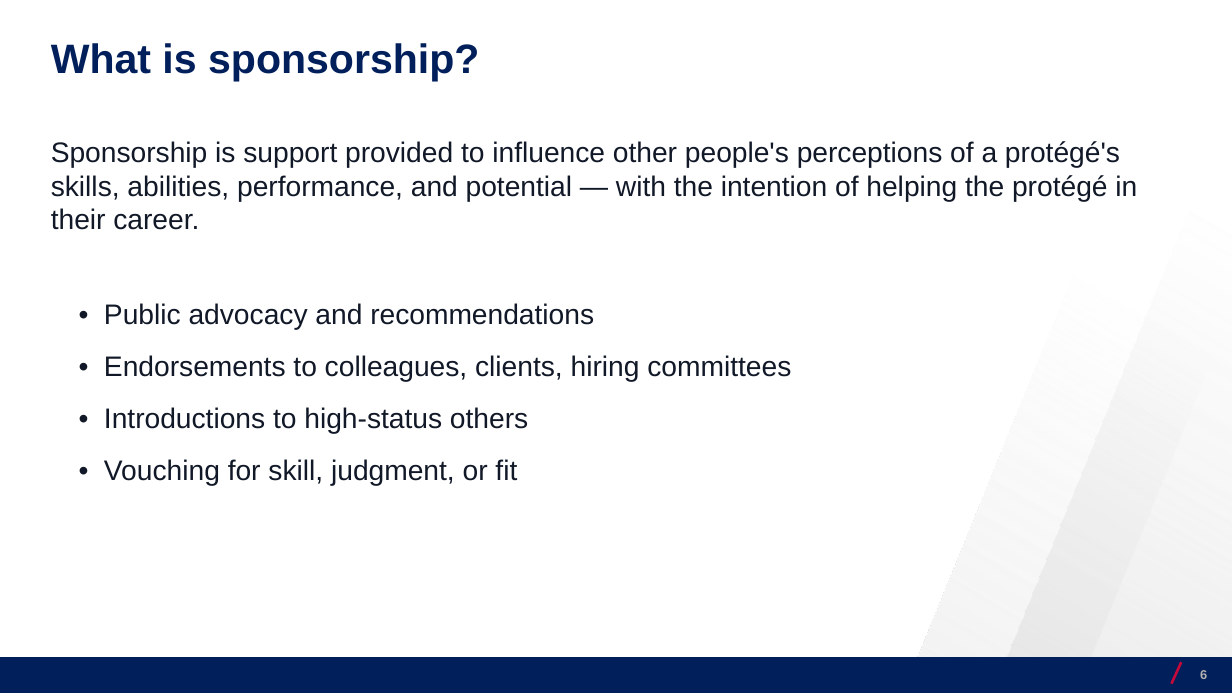
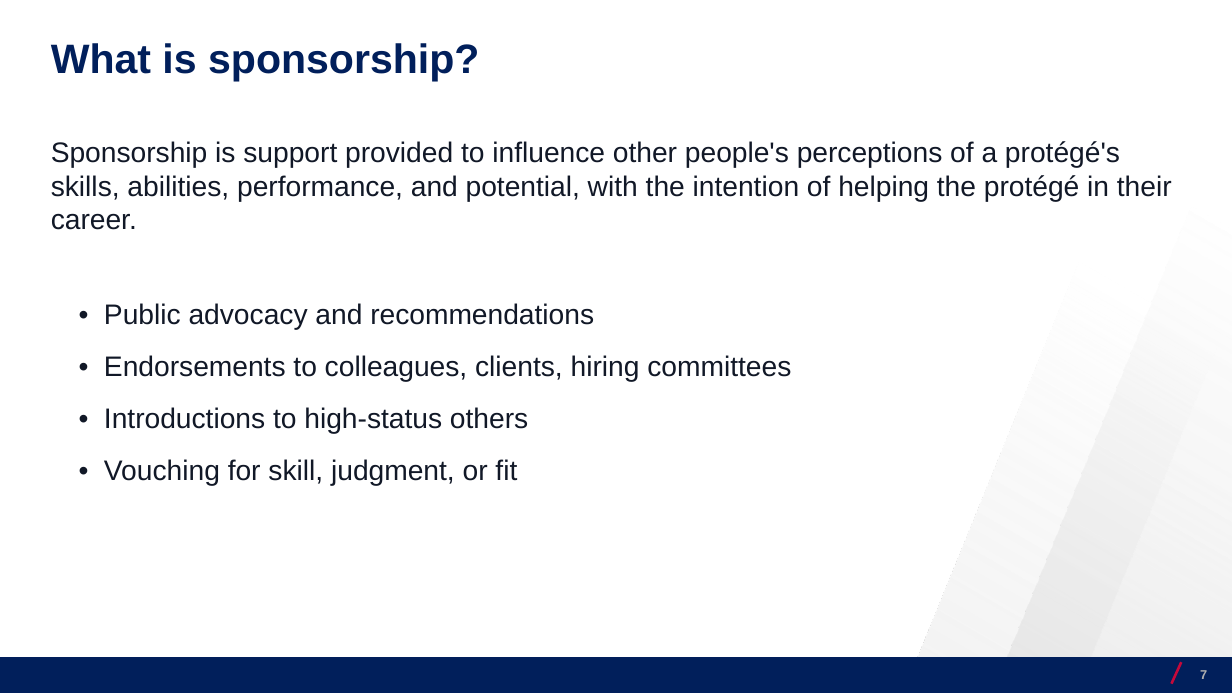
Before and after one commit to josecerv/sponsorship-network, a slide deck: slide 7 of docs/UChicago-0410.pptx (slide 6 before the commit). Drawn at 1232x693 pixels with LibreOffice and Linux fonts; fonts in the diff are those of the drawing; background and template pictures are left out. Boxes give left, top, right and bottom in pixels: in the first picture for what was removed or moved away, otherwise in the second. Text is boxed around its words. In the diff, an @@ line names an element or a change of style, - is before the commit and + after.

```diff
--- a/docs/UChicago-0410.pptx
+++ b/docs/UChicago-0410.pptx
@@ text at [51,141,1172,230]: text changed @@
-Sponsorship is support provided to influence other people's perceptions of a protégé's skills, abilities, performance, and potential — with the intention of helping the protégé in their career.
+Sponsorship is support provided to influence other people's perceptions of a protégé's skills, abilities, performance, and potential, with the intention of helping the protégé in their career.
@@ page number at [1200,670,1207,679]: text changed @@
-6
+7
```
Also in this commit, not shown: 14 other slides changed, 2 slides added, 2 slides removed, 18 other files.
